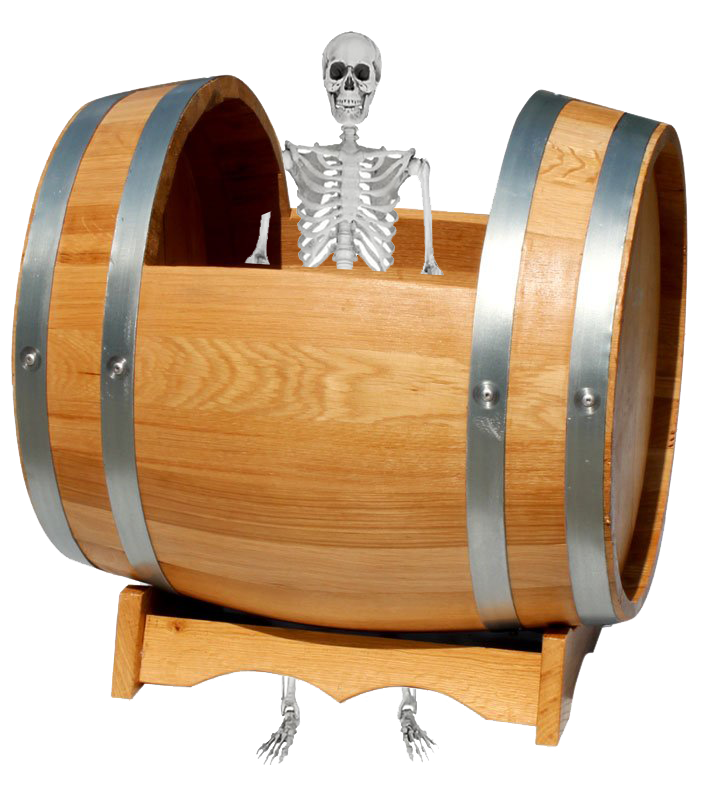
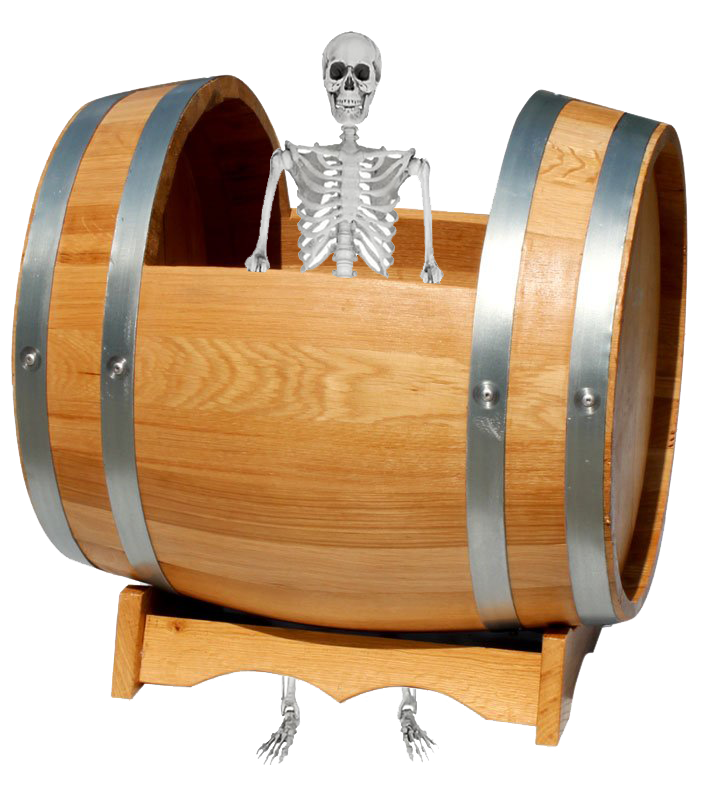
Layers edited between the first and the second 706 x 797 image:
painted on "szkielet-czlowieka-170-cm" over <box>244,148,444,284</box>
